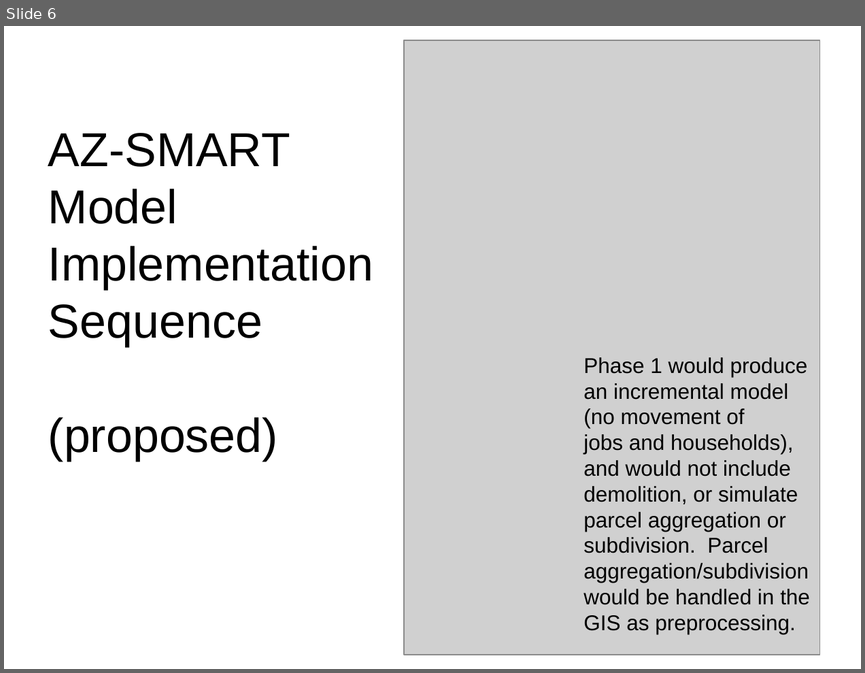
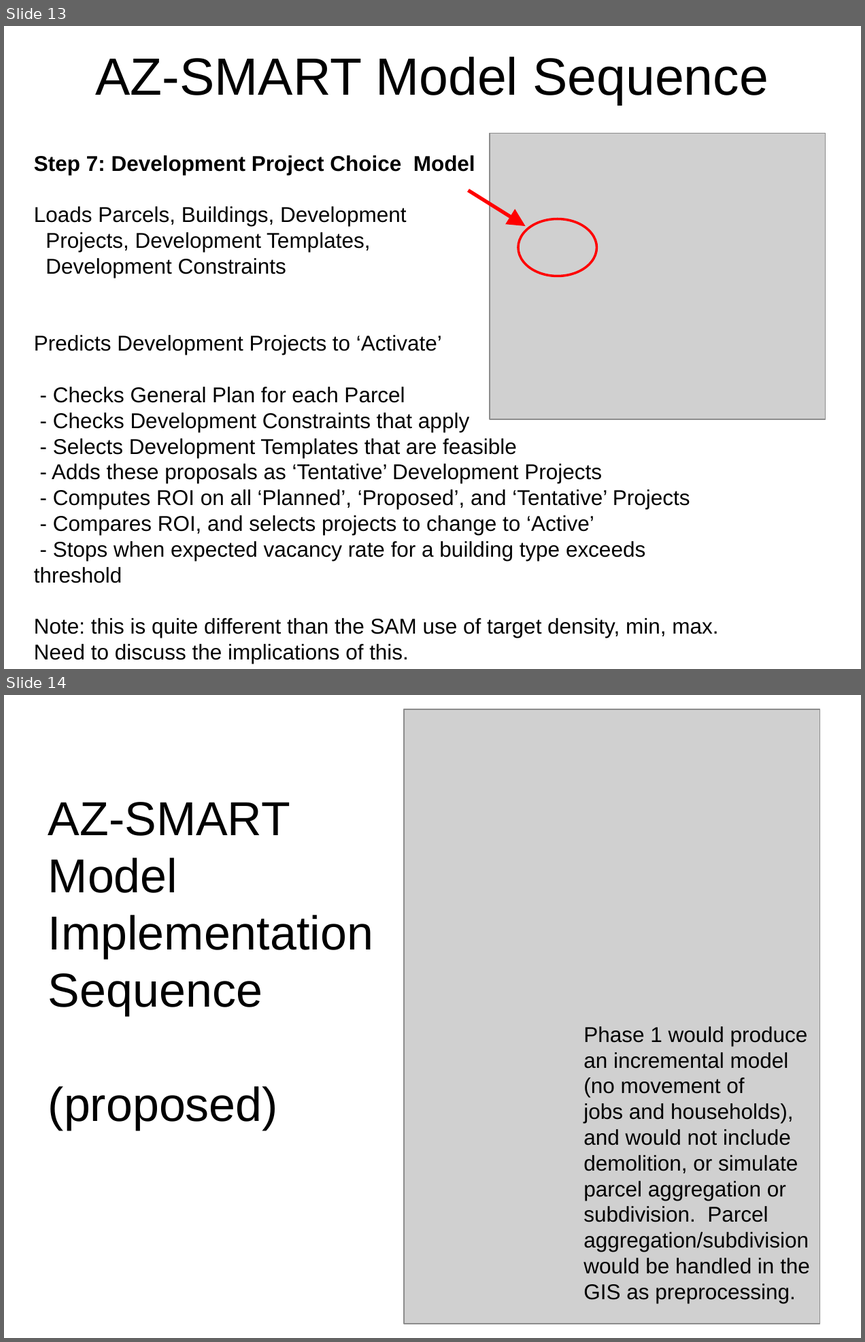
Before and after one commit to psrc/urbansim, a slide deck: az_smart/datamodel/AZ-SMART_model_process.ppt. Shown one above the other, each under a label of ours: slide 6 before the commit, slides 13 and 14 after it. The pictures are 865x673 and 865x1342 pixels, drawn with LibreOffice and Linux fonts; fonts in the diff are those of the drawing; grey boxes stand for pictures. Boxes give left, top, right and bottom in pixels: in the first picture for what was removed or moved away, otherwise in the second. Text is boxed around its words. In the diff, an @@ line names an element or a change of style, - is before the commit and + after.

```diff
--- a/az_smart/datamodel/AZ-SMART_model_process.ppt
+++ b/az_smart/datamodel/AZ-SMART_model_process.ppt
@@ slide 13 added at bbox=[4, 26, 861, 669], background #FFFFFF @@
@@ title added at bbox=[96, 57, 768, 104], 44 pt, text #000000 @@
+AZ-SMART Model Sequence
@@ picture added at bbox=[490, 133, 825, 419] @@
@@ text added at bbox=[34, 155, 718, 663], 18 pt, text #000000 @@
+Step 7: Development Project Choice Model
+Loads Parcels, Buildings, Development
+Projects, Development Templates,
+Development Constraints
+Predicts Development Projects to ‘Activate’
+- Checks General Plan for each Parcel
+- Checks Development Constraints that apply
+- Selects Development Templates that are feasible
+- Adds these proposals as ‘Tentative’ Development Projects
+- Computes ROI on all ‘Planned’, ‘Proposed’, and ‘Tentative’ Projects
+- Compares ROI, and selects projects to change to ‘Active’
+- Stops when expected vacancy rate for a building type exceeds threshold
+Note: this is quite different than the SAM use of target density, min, max.
+Need to discuss the implications of this.
@@ arrow added from (468, 191) to (525, 226), #FF0000 3 pt @@
@@ ellipse added at bbox=[518, 219, 597, 276], outline #FF0000 2.01 pt @@
@@ what was slide 6 is now slide 14 @@
```
Also in this commit, not shown: 1 slide changed, 8 other slides added.
